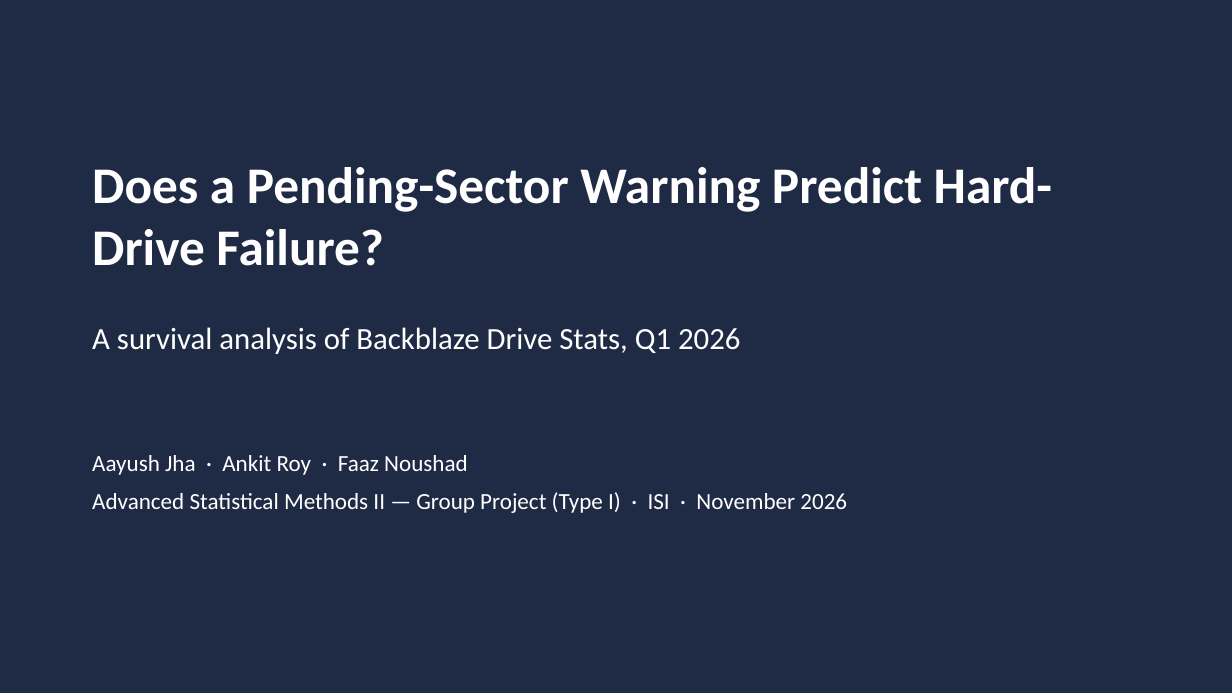
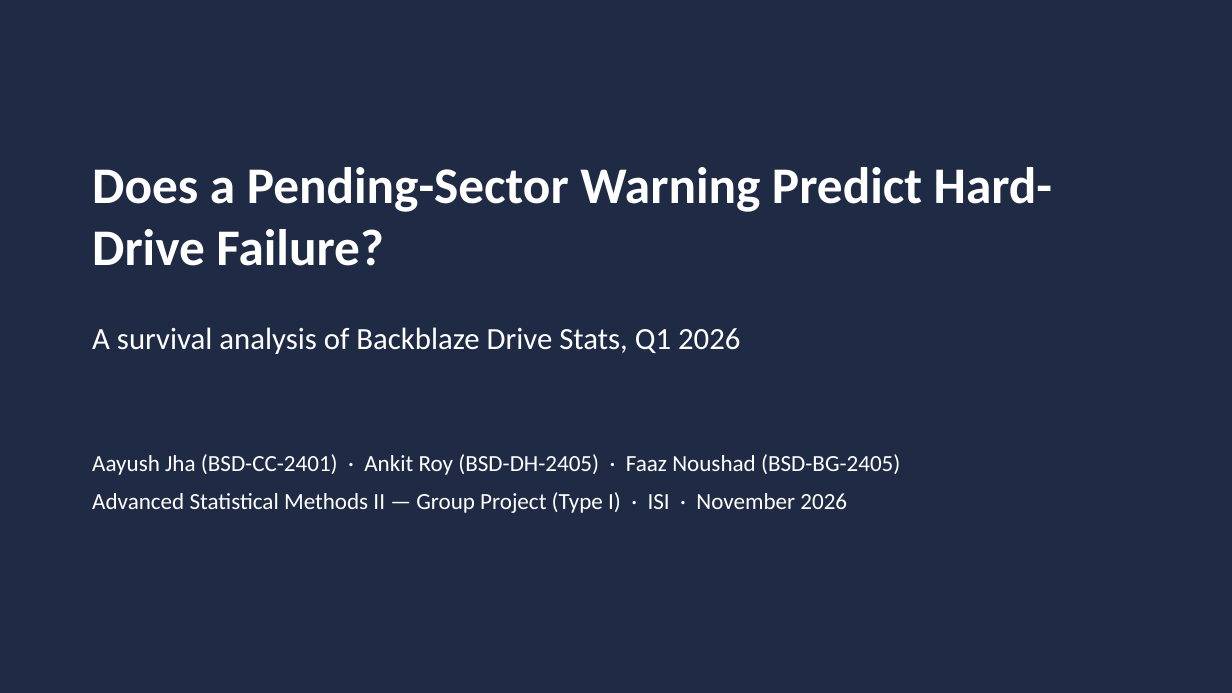
Before and after one commit to aayush-0131/backblaze-survival-analysis, a slide deck: slide 1 of report/ASM2_Group_Project_Slides.pptx. Drawn at 1232x693 pixels with LibreOffice and Linux fonts; fonts in the diff are those of the drawing. Boxes give left, top, right and bottom in pixels: in the first picture for what was removed or moved away, otherwise in the second. Text is boxed around its words. In the diff, an @@ line names an element or a change of style, - is before the commit and + after.

```diff
--- a/report/ASM2_Group_Project_Slides.pptx
+++ b/report/ASM2_Group_Project_Slides.pptx
@@ text at (92,454,900,475): text changed @@
-Aayush Jha · Ankit Roy · Faaz Noushad
+Aayush Jha (BSD-CC-2401) · Ankit Roy (BSD-DH-2405) · Faaz Noushad (BSD-BG-2405)
```
Also in this commit, not shown: 5 other files.
